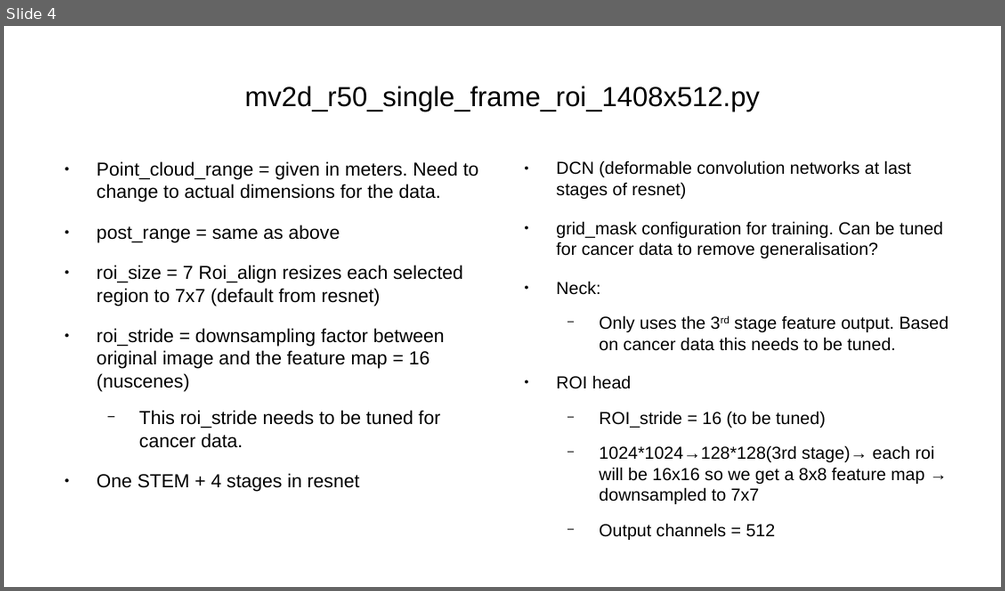
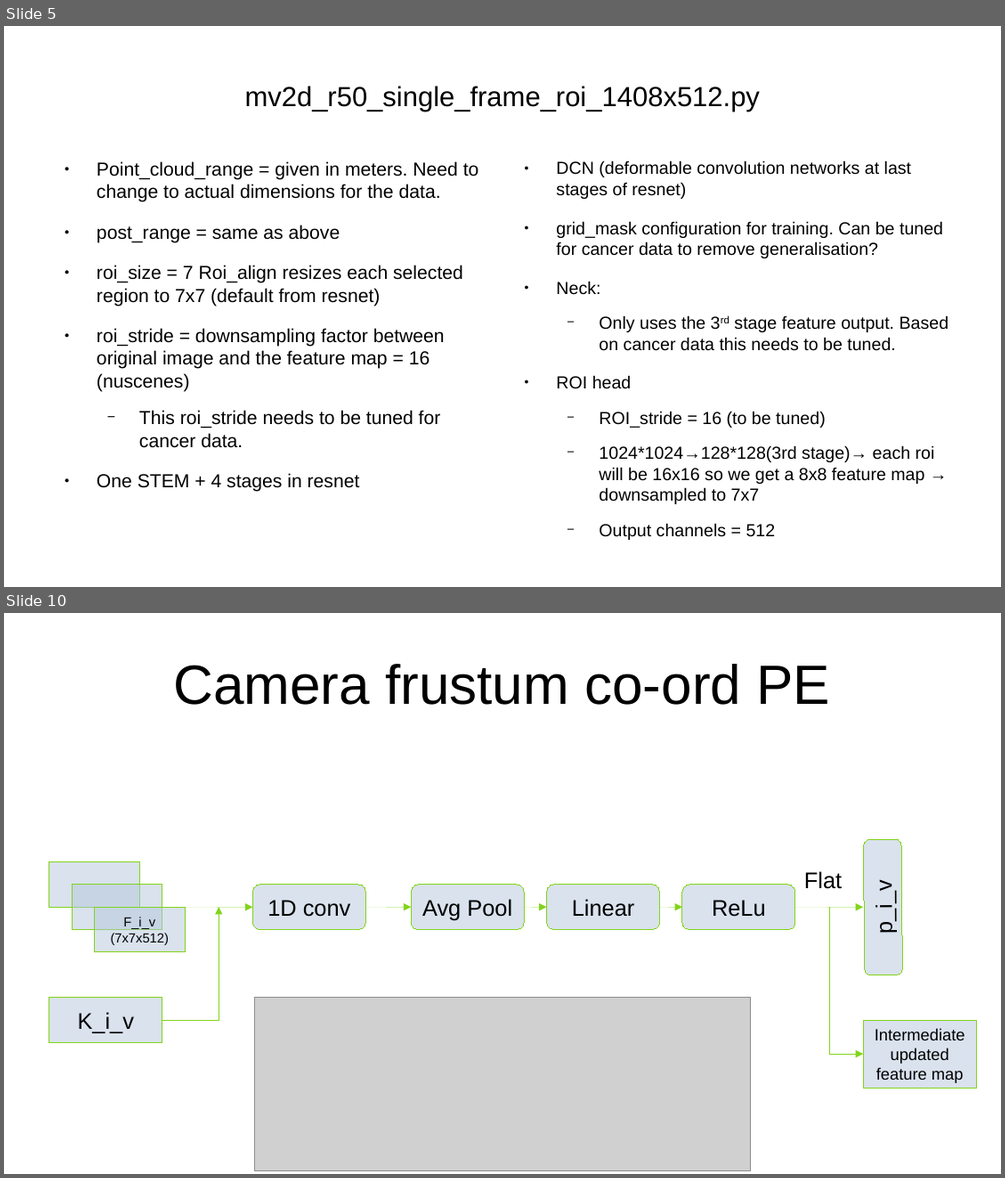
Before and after one commit to katzkid/MV2Dbasedlifting, a slide deck: NN_Study.odp. Shown one above the other, each under a label of ours: slide 4 before the commit, slides 5 and 10 after it; the slides between them are not shown. The pictures are 1005x591 and 1005x1178 pixels, drawn with LibreOffice and Linux fonts; fonts in the diff are those of the drawing; grey boxes stand for pictures. Boxes give left, top, right and bottom in pixels: in the first picture for what was removed or moved away, otherwise in the second. Text is boxed around its words. In the diff, an @@ line names an element or a change of style, - is before the commit and + after.

```diff
--- a/NN_Study.odp
+++ b/NN_Study.odp
@@ slide 10 added at bbox=[4, 613, 1001, 1174], background #FFFFFF @@
@@ title added at bbox=[173, 664, 831, 705], 44 pt, text #000000 @@
+Camera frustum co-ord PE
@@ rounded rectangle added at bbox=[864, 839, 903, 975], fill #B4C7DC at 50% opacity, outline #81D41A 0 pt, 18 pt, text #000000 @@
+p_i_v
@@ rectangle added at bbox=[49, 861, 139, 907], fill #B4C7DC at 50% opacity, outline #81D41A 0 pt @@
@@ text added at bbox=[804, 871, 841, 889], 18 pt, text #000000 @@
+Flat
@@ rectangle added at bbox=[72, 884, 162, 930], fill #B4C7DC at 50% opacity, outline #81D41A 0 pt @@
@@ rounded rectangle added at bbox=[252, 884, 366, 930], fill #B4C7DC at 50% opacity, outline #81D41A 0 pt, 18 pt, text #000000 @@
+1D conv
@@ rounded rectangle added at bbox=[411, 884, 524, 930], fill #B4C7DC at 50% opacity, outline #81D41A 0 pt, 18 pt, text #000000 @@
+Avg Pool
@@ rounded rectangle added at bbox=[547, 884, 660, 930], fill #B4C7DC at 50% opacity, outline #81D41A 0 pt, 18 pt, text #000000 @@
+Linear
@@ rounded rectangle added at bbox=[682, 884, 795, 930], fill #B4C7DC at 50% opacity, outline #81D41A 0 pt, 18 pt, text #000000 @@
+ReLu
@@ rectangle added at bbox=[95, 907, 185, 952], fill #B4C7DC at 50% opacity, outline #81D41A 0 pt, 10.5 pt, text #000000 @@
+F_i_v (7x7x512)
@@ elbow arrow added from (162, 1020) to (219, 907), #81D41A 0 pt @@
@@ arrow added from (185, 907) to (252, 907), #81D41A 0 pt @@
@@ arrow added from (366, 907) to (411, 907), #81D41A 0 pt @@
@@ arrow added from (524, 907) to (547, 907), #81D41A 0 pt @@
@@ arrow added from (660, 907) to (682, 907), #81D41A 0 pt @@
@@ arrow added from (795, 907) to (864, 907), #81D41A 0 pt @@
@@ elbow arrow added from (829, 907) to (864, 1054), #81D41A 0 pt @@
@@ rectangle added at bbox=[49, 997, 162, 1043], fill #B4C7DC at 50% opacity, outline #81D41A 0 pt, 18 pt, text #000000 @@
+K_i_v
@@ picture added at bbox=[255, 997, 750, 1171] @@
@@ rectangle added at bbox=[864, 1020, 977, 1088], fill #B4C7DC at 50% opacity, outline #81D41A 0 pt, 13 pt, text #000000 @@
+Intermediate updated feature map
@@ what was slide 4 is now slide 5 @@
```
Also in this commit, not shown: 6 other slides added, 1 other file.
